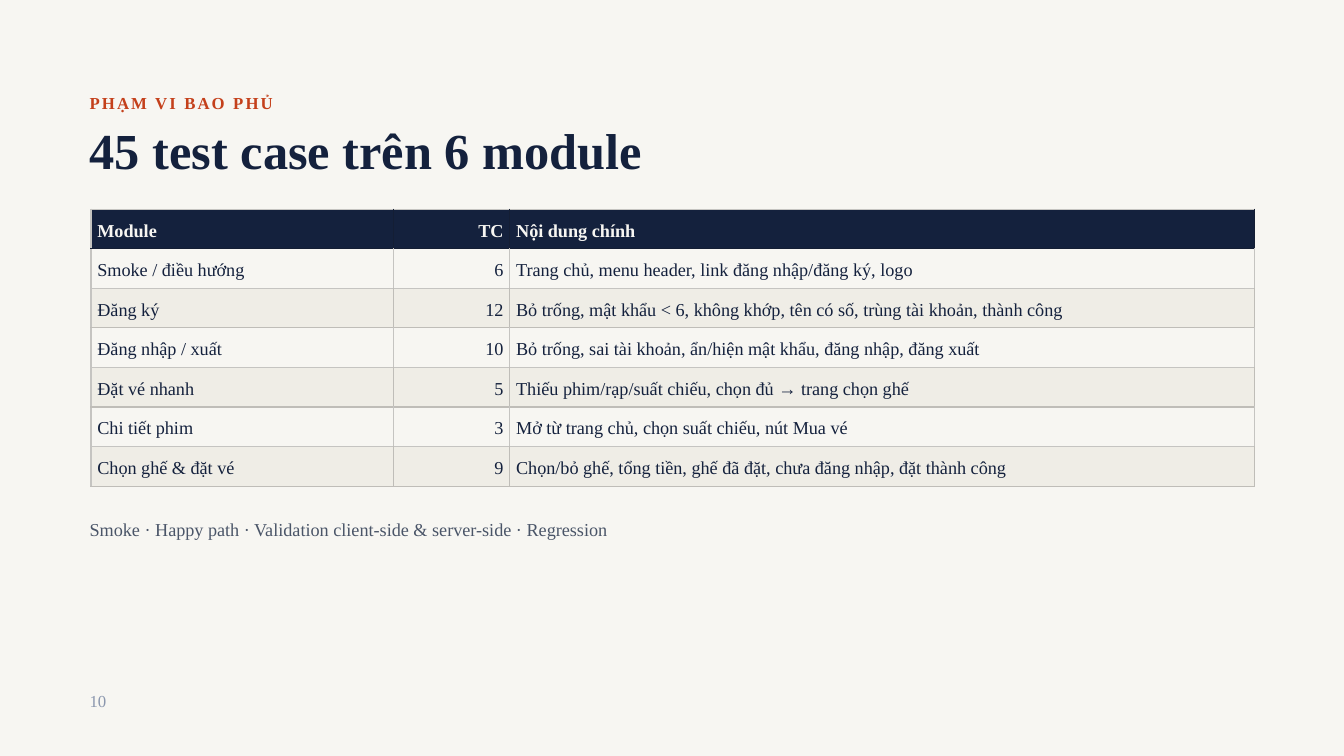
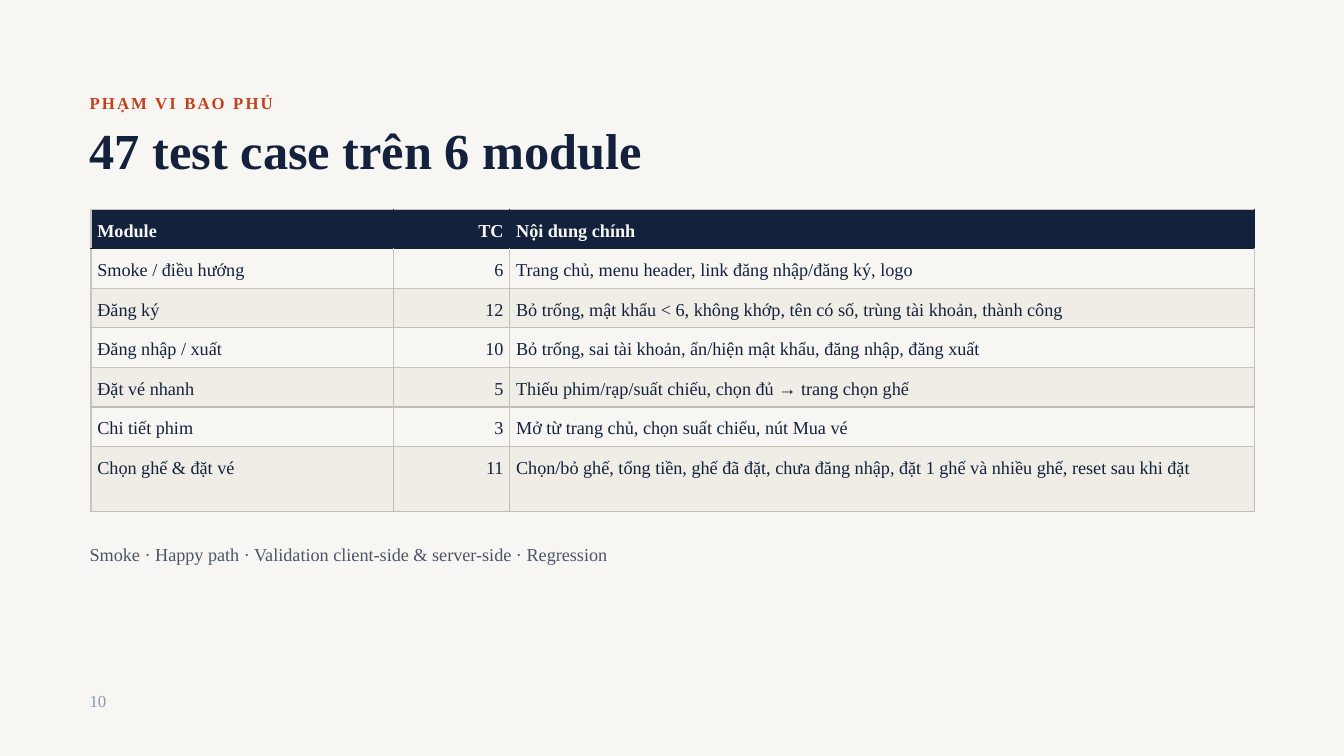
Before and after one commit to kh4nhNLK7068/CapstonePlaywrightTesting19, a slide deck: slide 10 of docs/Capstone Automation - Movie Booking.pptx. Drawn at 1344x756 pixels with LibreOffice and Linux fonts; fonts in the diff are those of the drawing. Boxes give left, top, right and bottom in pixels: in the first picture for what was removed or moved away, otherwise in the second. Text is boxed around its words. In the diff, an @@ line names an element or a change of style, - is before the commit and + after.

Commit message:
Add new test cases and KnownDefect category
- Updated `appsettings.json` to include test account credentials.
- Added `TC_BK_10` and `TC_BK_11` test cases in `BookingTests.cs`:
  - `TC_BK_10`: Tests booking multiple seats in one transaction.
  - `TC_BK_11`: Tests summary reset after booking (marked as KnownDefect).
- Introduced `KnownDefect` category in `TestCategories.cs` for tests of confirmed bugs.
- Updated `README.md`:
  - Reflected new test cases and KnownDefect category.
  - Documented `BUG-01` and `BUG-02` in the bug tracking section.
  - Added instructions for excluding KnownDefect tests during runs.
- Updated `TestCases.xlsx` and `Capstone Automation - Movie Booking.pptx` to reflect new test cases and bug details.

```diff
--- a/docs/Capstone Automation - Movie Booking.pptx
+++ b/docs/Capstone Automation - Movie Booking.pptx
@@ title at [90, 133, 643, 170]: text changed @@
-45 test case trên 6 module
+47 test case trên 6 module
@@ table at [91, 209, 1254, 511] @@
-row 7, column 2: 9
+row 7, column 2: 11
-row 7, column 3: Chọn/bỏ ghế, tổng tiền, ghế đã đặt, chưa đăng nhập, đặt thành công
+row 7, column 3: Chọn/bỏ ghế, tổng tiền, ghế đã đặt, chưa đăng nhập, đặt 1 ghế và nhiều ghế, reset sau khi đặt
@@ text "Smoke · Happy path · ...": place and size @@
-text "Smoke · Happy path · ..." at [90, 523, 608, 540]
+text "Smoke · Happy path · ..." at [90, 548, 608, 565]
```
Also in this commit, not shown: 9 other slides changed, 5 other files.
